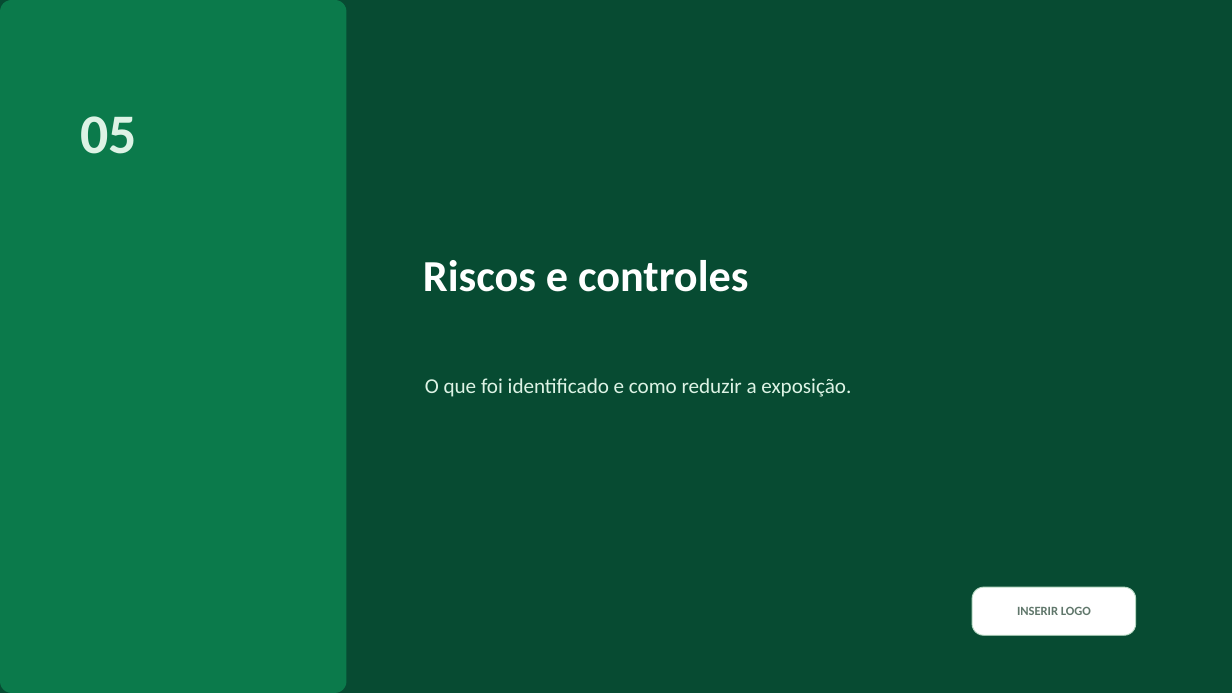
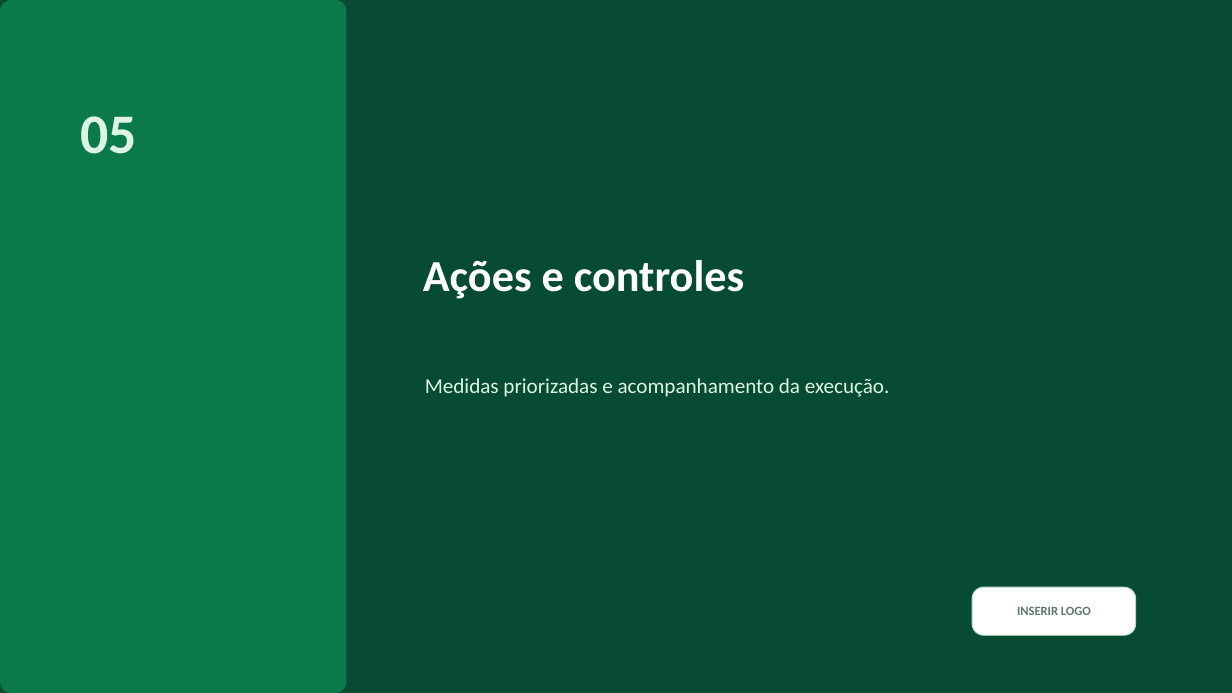
Before and after one commit to eduardoclau/apresentacao-sst-fortneer, a slide deck: slide 5 of Modelo_Devolutiva_SST_Fortneer.pptx. Drawn at 1232x693 pixels with LibreOffice and Linux fonts; fonts in the diff are those of the drawing. Boxes give left, top, right and bottom in pixels: in the first picture for what was removed or moved away, otherwise in the second. Text is boxed around its words. In the diff, an @@ line names an element or a change of style, - is before the commit and + after.

Commit message:
Remove prazos e datas lasdfasdfsadfsadfimite das ações do PGR

```diff
--- a/Modelo_Devolutiva_SST_Fortneer.pptx
+++ b/Modelo_Devolutiva_SST_Fortneer.pptx
@@ text at [423, 260, 744, 299]: text changed @@
-Riscos e controles
+Ações e controles
@@ text at [425, 378, 890, 397]: text changed @@
-O que foi identificado e como reduzir a exposição.
+Medidas priorizadas e acompanhamento da execução.
```
Also in this commit, not shown: 4 other slides changed.
